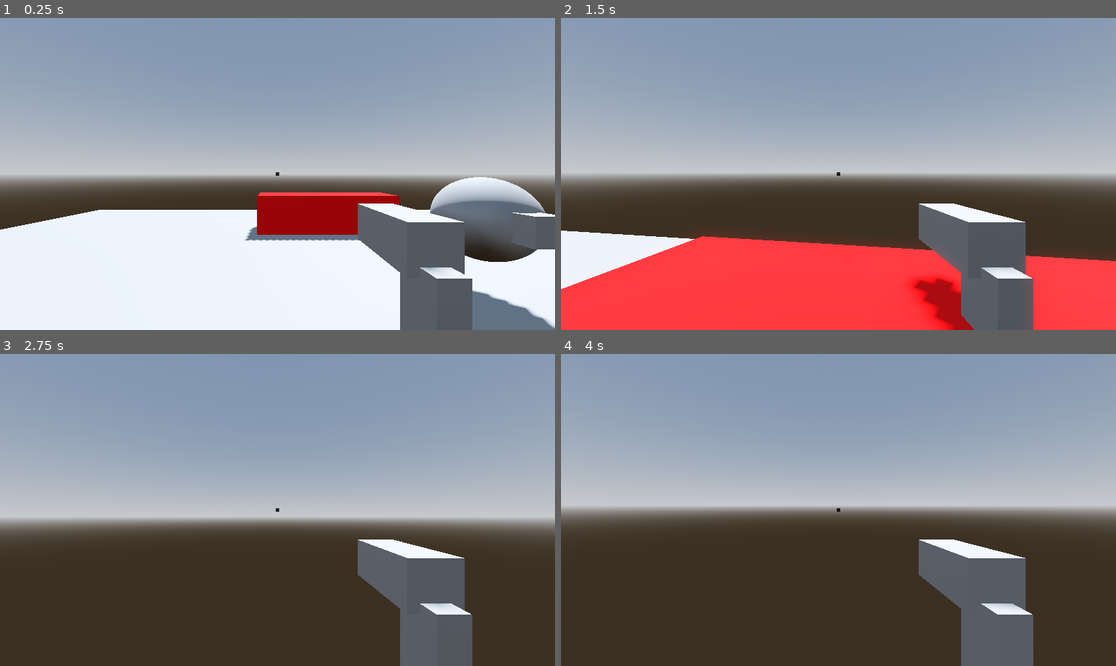
Above: before the commit, frames 1-4 (two rows, left to right).
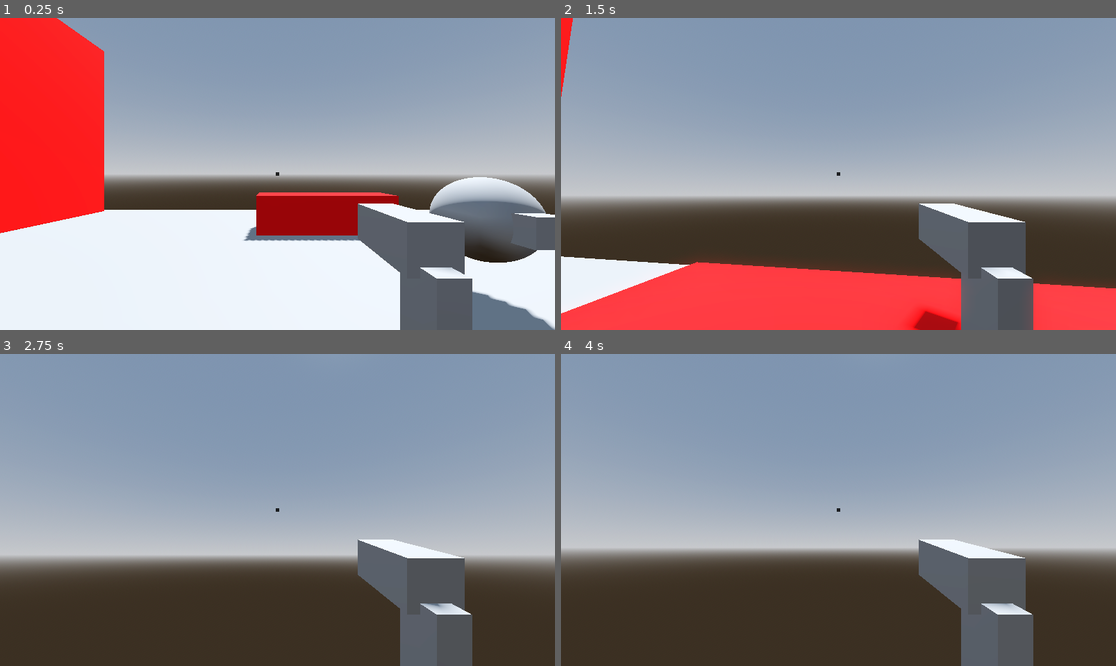
Above: after the commit, the same moments.

Repository: Nigel-Karunaratne/gd-fps
Game: Godot game, scene res://scenes/testscene.tscn
The game is run twice, just before and just after one commit, with the same random seed, the same clock (stepped at 60 frames per second) and the same inputs. The project has no main scene, so this scene is started directly. The engine's default icon, where the game draws it, is replaced by a stand-in: a white triangle on a blue panel in a dark square.
Inputs (mouse positions are in pixels of both pictures, inside the frame that each line leads up to):
- Up to frame 1 (0.25 s): no input
- Up to frame 2 (1.5 s): tap Enter at 0.5 s; move the mouse to (866, 174) at 0.52 s; press the mouse at (866, 174) at 0.53 s; hold W (move_up) from 0.53 s (still down); tap Space (jump) at 0.77 s; move the mouse to (810, 174) at 1.27 s; release the mouse at (810, 174) at 1.28 s; click (810, 174) at 1.35 s
- Up to frame 3 (2.75 s): keep holding W (move_up); tap Space (jump) at 1.52 s; move the mouse to (288, 503) at 2.02 s; press the mouse at (288, 503) at 2.03 s
- Up to frame 4 (4 s): keep holding W (move_up); move the mouse to (832, 516) at 2.77 s; release the mouse at (832, 516) at 2.78 s; click (832, 516) at 2.85 s; tap Space (jump) at 3.02, 3.5, 3.77 s; move the mouse to (877, 513) at 3.52 s; press the mouse at (877, 513) at 3.53 s

The runs differ from the first frame. In frame 1, 12% of the frame differs, in the area x 0-100%, y 0-100%; in frame 2, 22%; in frame 3, 22%; in frame 4, 26%, in the area x 0-100%, y 36-81%.

Commit message:
add recoil, recoil recovery, and bloom

Diff:
--- a/prefabs/player.tscn
+++ b/prefabs/player.tscn
@@ -19,6 +19,7 @@
 
 [node name="MeshInstance3D" type="MeshInstance3D" parent="."]
 transform = Transform3D(1, 0, 0, 0, 1, 0, 0, 0, 1, 0, 1, 0)
+visible = false
 mesh = SubResource("CapsuleMesh_rsuc5")
 
 [node name="Camera3D" type="Camera3D" parent="."]
--- a/prefabs/test_wpn.tscn
+++ b/prefabs/test_wpn.tscn
@@ -6,8 +6,14 @@
 script = ExtResource("1_tsigc")
 per_shot_damage = 10
 base_range = 50.0
-base_range_max = 70.0
+base_range_max = 50.0
 base_mag_size = 17
+is_automatic = true
+max_bloom_cone_radius = 10.0
+bloom_increase_per_pull = 5.0
+bloom_decrease_scalar = 15.0
+camera_recoil_ammount_vertical = 10.0
+camera_recoil_variability_horizontal = 4.0
 reload_time = 1.0
 firing_delay = 0.1
 
--- a/scenes/testscene.tscn
+++ b/scenes/testscene.tscn
@@ -61,6 +61,11 @@
 size = Vector3(1, 1, 3.5)
 material = SubResource("StandardMaterial3D_75o51")
 
+[node name="CSGBox3D5" type="CSGBox3D" parent="CSGCombiner3D"]
+transform = Transform3D(1, 0, 0, 0, 1, 0, 0, 0, 1, -7.25, 3.25, -2.5)
+size = Vector3(0.5, 6.5, 11.5)
+material = SubResource("StandardMaterial3D_75o51")
+
 [node name="enemy" parent="." instance=ExtResource("2_nnqj2")]
 transform = Transform3D(1, 0, 0, 0, 1, 0, 0, 0, 1, 2.5, 1, -2.5)
 
--- a/scripts/playercamera.gd
+++ b/scripts/playercamera.gd
@@ -4,7 +4,15 @@
 var look_m_sense : float = 0.1
 var look_c_sense : float = 3
 
+var target_recoil : Vector3 = Vector3.ZERO
+
+var should_reset_recoil : bool = false ## If true, should gradually interpolate to reset_state
+var reset_state : Vector3 = Vector3.ZERO ## The rotation to go back to once firing recoil is done. Stored in radians (i.e. transform.rotation)
+var _recoil_reset_delay_timer : float ## Timer until we start to recover from recoil
+
 var root : Node3D
+
+const RECOIL_RECOVERY_START_TIME : float = 0.2
 
 func _ready() -> void:
 	root = get_parent_node_3d()
@@ -15,6 +23,9 @@
 		root.rotate_y(deg_to_rad(-event.relative.x * look_m_sense))
 		rotate_x(deg_to_rad(-event.relative.y * look_m_sense))
 		rotation.x = clamp(rotation.x, deg_to_rad(-85), deg_to_rad(85))
+		if event.relative.y != 0:
+			should_reset_recoil = false
+
 	if Input.is_key_pressed(KEY_ESCAPE):
 		if Input.mouse_mode == Input.MOUSE_MODE_VISIBLE:
 			Input.set_mouse_mode(Input.MOUSE_MODE_CAPTURED)
@@ -27,3 +38,32 @@
 	root.rotate_y(deg_to_rad(-input_vec.x * look_c_sense))
 	rotate_x(deg_to_rad(-input_vec.y * look_c_sense))
 	rotation.x = clamp(rotation.x, deg_to_rad(-85), deg_to_rad(85))
+	if input_vec.y != 0:
+		should_reset_recoil = false
+
+	target_recoil = lerp(target_recoil, Vector3.ZERO, delta * 25)
+	if _recoil_reset_delay_timer > 0:
+		_recoil_reset_delay_timer -= delta
+	if _recoil_reset_delay_timer <= 0 and should_reset_recoil:
+		# Reset Recoil Here
+		if abs(rotation.x - reset_state.x) < 0.0005:
+			rotation.x = reset_state.x
+			should_reset_recoil = false
+		else:
+			rotation.x = lerpf(rotation.x,reset_state.x, delta * 4)
+	else:
+		# Keep applying recoil
+		rotation.x += target_recoil.x * 0.01
+		root.rotation.y += target_recoil.y * 0.01
+	rotation.x = clamp(rotation.x, deg_to_rad(-85), deg_to_rad(85))
+
+func add_recoil(camera_recoil_ammount_vertical: float, camera_recoil_variability_horizontal: float) -> void:
+	var add_rot = Vector3(camera_recoil_ammount_vertical,randf_range(-camera_recoil_variability_horizontal,camera_recoil_variability_horizontal),0)
+	target_recoil += add_rot
+	#reset_target_recoil -= add_rot
+
+	if _recoil_reset_delay_timer <= 0 or not should_reset_recoil:
+		should_reset_recoil = true
+		reset_state = rotation
+	_recoil_reset_delay_timer = RECOIL_RECOVERY_START_TIME
+	return
--- a/scripts/weaponbase.gd
+++ b/scripts/weaponbase.gd
@@ -20,12 +20,17 @@
 
 @export_category("Firing")
 @export var is_automatic : bool    ## is this weapon full auto or semi-auto?
-@export var firing_spread : Curve2D    ## the spread pattern of the weapon if firing multiple bullets
 
 @export var default_accuracy_cone_radius : float ##
-@export var max_bloom_cone_radius : float        ##
+@export var max_bloom_cone_radius : float        ## The maximum bloom ammount
+@export var bloom_increase_per_pull : float      ## The increase in bloom per shot fired
+@export var bloom_decrease_scalar : float        ## The constant decrease in bloom per second. The higher it is, the faster bloom resets.
+var _current_bloom : float                       ## The current bloom to use when firing
 
 @export var damage_fallof_curve : Curve2D
+
+@export var camera_recoil_ammount_vertical : float ## The ammount of fixed vertical movement done by the camera per shot. Keep low
+@export var camera_recoil_variability_horizontal : float ## The ammount of variable horizontal movement done by the camera per shot. Keep *very* low
 
 @export_category("Reloading")
 @export var reload_time : float               ## How long, in seconds, to reload
@@ -47,6 +52,7 @@
 	current_reserve_count = base_inventory_count * current_mag_size
 
 func _process(delta: float) -> void:
+	# Handle Weapon Timers
 	if _current_firing_delay > 0:
 		_current_firing_delay -= delta
 	if _reloading_timer > 0:
@@ -55,7 +61,11 @@
 			# Finished reloading
 			current_mag_count = current_mag_size
 
-func _unhandled_input(_event: InputEvent) -> void:
+	if _current_bloom > 0:
+		_current_bloom -= delta * bloom_decrease_scalar
+	#print(_current_bloom)
+
+	# Get Input
 	if Input.is_action_just_pressed("reload"):
 		reload_weapon()
 
@@ -82,7 +92,10 @@
 	match damage_type:
 		ProjectileType.RAYCAST:
 			var space = get_world_3d().direct_space_state
-			var query = PhysicsRayQueryParameters3D.create(get_parent().global_position, get_parent().global_position  + (global_basis * Vector3(0,0,-base_range)))
+			var ray_end: Vector3 = get_parent().global_position  + (global_basis * Vector3(randf_range(-_current_bloom * 0.1,_current_bloom* 0.1),randf_range(-_current_bloom * 0.1,_current_bloom* 0.1),-base_range))
+			#var ray_end: Vector3 = get_parent().global_position  + (global_basis * Vector3(0,0,-base_range))
+			var query = PhysicsRayQueryParameters3D.create(get_parent().global_position, ray_end)
+#			# TODO - make bloom not vary w/ range!
 			query.exclude = [self]
 			var result = space.intersect_ray(query)
 			if !result.is_empty(): # hit
@@ -100,4 +113,6 @@
 		_:
 			push_error("ProjectileType on a WeaponBase is undefined, and firing was attempted")
 			pass
+	_current_bloom = min(_current_bloom + bloom_increase_per_pull, max_bloom_cone_radius)
+	(get_viewport().get_camera_3d() as PlayerCamera).add_recoil(camera_recoil_ammount_vertical/10, camera_recoil_variability_horizontal/10)
 	return true
Not shown, added: doc/levels.txt
Not shown, changed: doc/perk ideas.txt
Not shown, added: doc/recoil.txt
Not shown, added: doc/upgrades.txt
